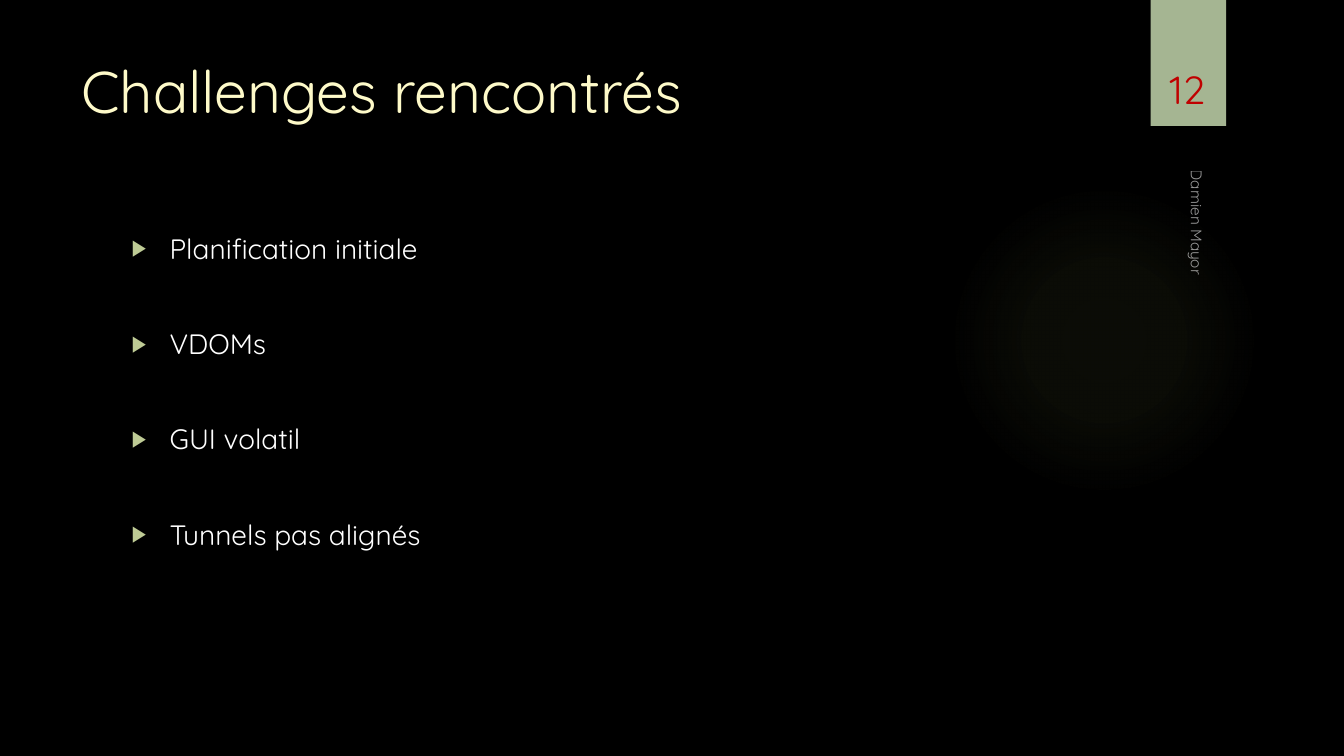
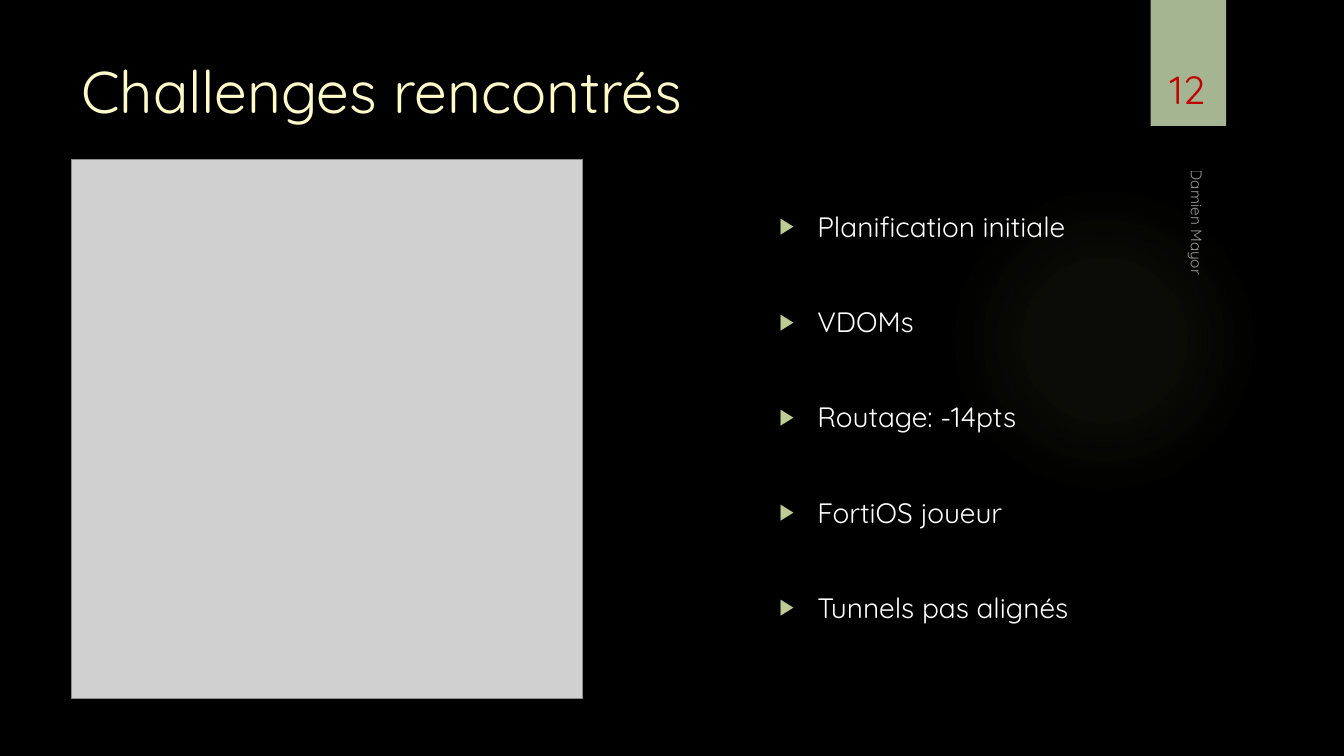
Before and after one commit to damienmayor/TPI, a slide deck: slide 12 of Présentation/Présentation TPI DMA.pptx. Drawn at 1344x756 pixels with LibreOffice and Linux fonts; fonts in the diff are those of the drawing; grey boxes stand for pictures; background and template pictures are left out. Boxes give left, top, right and bottom in pixels: in the first picture for what was removed or moved away, otherwise in the second. Text is boxed around its words. In the diff, an @@ line names an element or a change of style, - is before the commit and + after.

```diff
--- a/Présentation/Présentation TPI DMA.pptx
+++ b/Présentation/Présentation TPI DMA.pptx
@@ picture added at <box>72,159,584,699</box> @@
@@ text "Planification initiale": place and size @@
-text "Planification initiale" at <box>170,238,421,551</box>
+text "Planification initiale" at <box>817,216,1069,624</box>
@@ text at <box>817,407,1016,529</box>: text changed @@
-▶ GUI volatil
+▶ Routage: -14pts
+▶ FortiOS joueur
```
Also in this commit, not shown: 7 other slides changed, 5 slides added, 1 other file.
